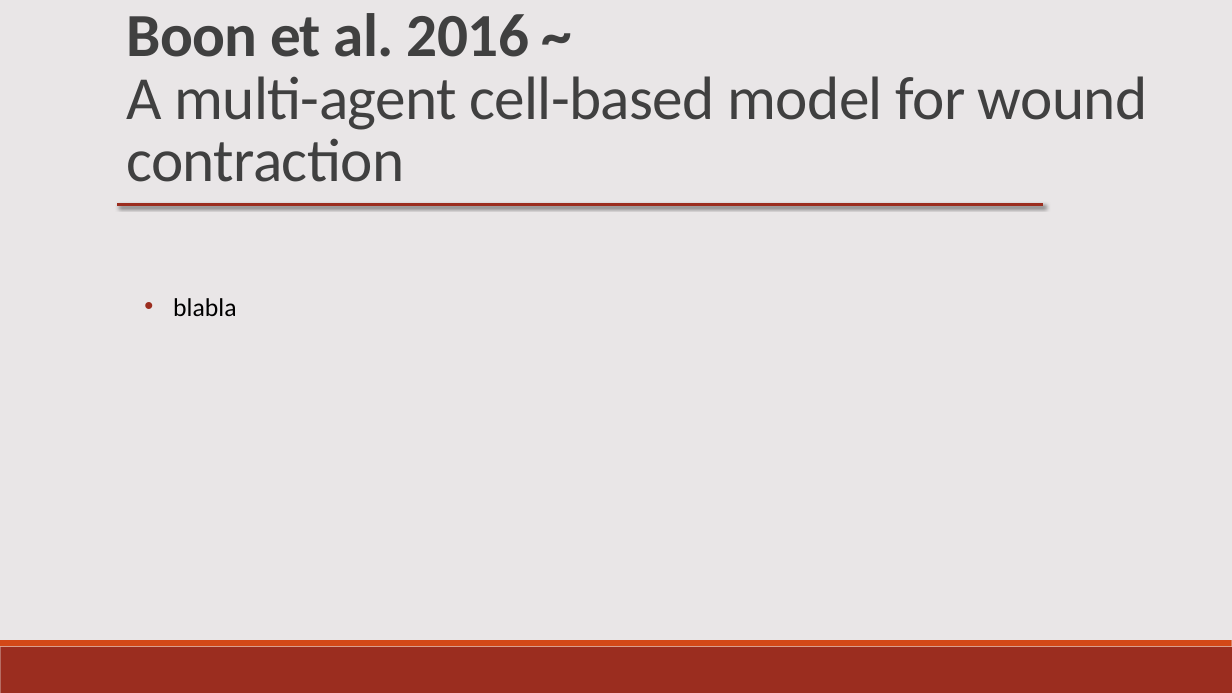
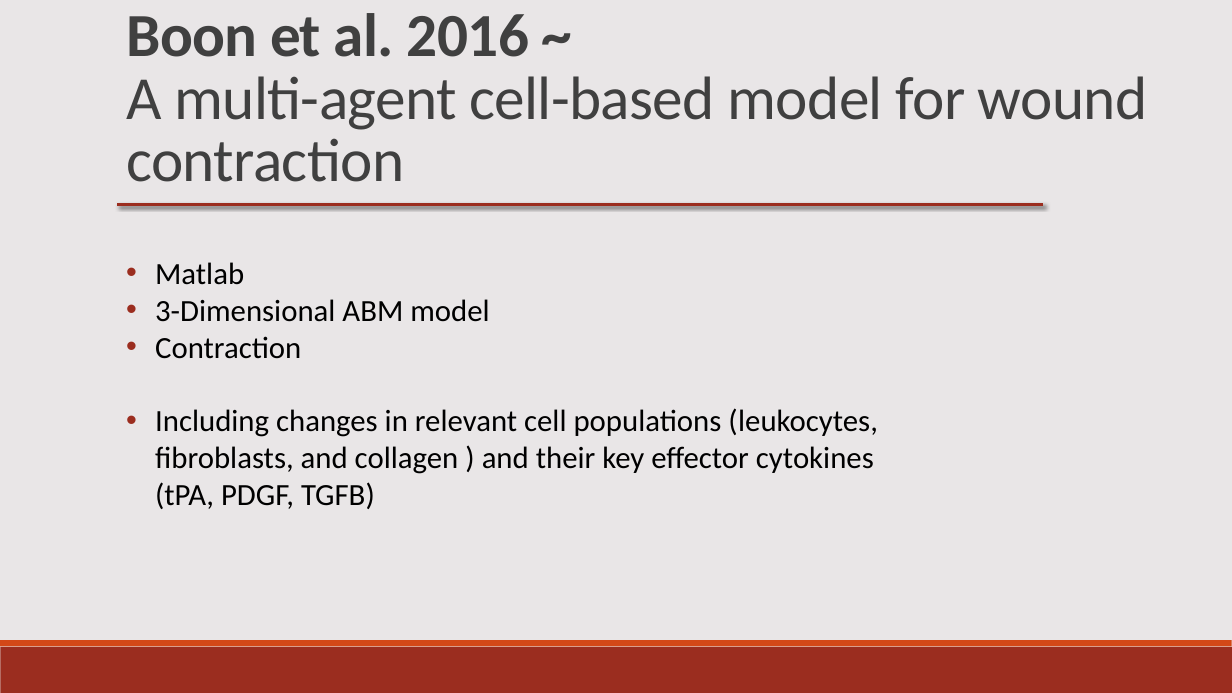
Before and after one commit to BenDickens/Brandwonden-Project-IAS, a slide deck: slide 9 of Notes and Primers/research proposal ppt.pptx. Drawn at 1232x693 pixels with LibreOffice and Linux fonts; fonts in the diff are those of the drawing. Boxes give left, top, right and bottom in pixels: in the first picture for what was removed or moved away, otherwise in the second. Text is boxed around its words. In the diff, an @@ line names an element or a change of style, - is before the commit and + after.

```diff
--- a/Notes and Primers/research proposal ppt.pptx
+++ b/Notes and Primers/research proposal ppt.pptx
@@ text added at (155, 262, 878, 509), 24 pt, text #000000 @@
+• Matlab
+• 3-Dimensional ABM model
+• Contraction
+• Including changes in relevant cell populations (leukocytes, fibroblasts, and collagen ) and their key effector cytokines (tPA, PDGF, TGFB)
@@ text removed at (173, 298, 236, 316) @@
-• blabla
```
Also in this commit, not shown: 5 other slides changed.
